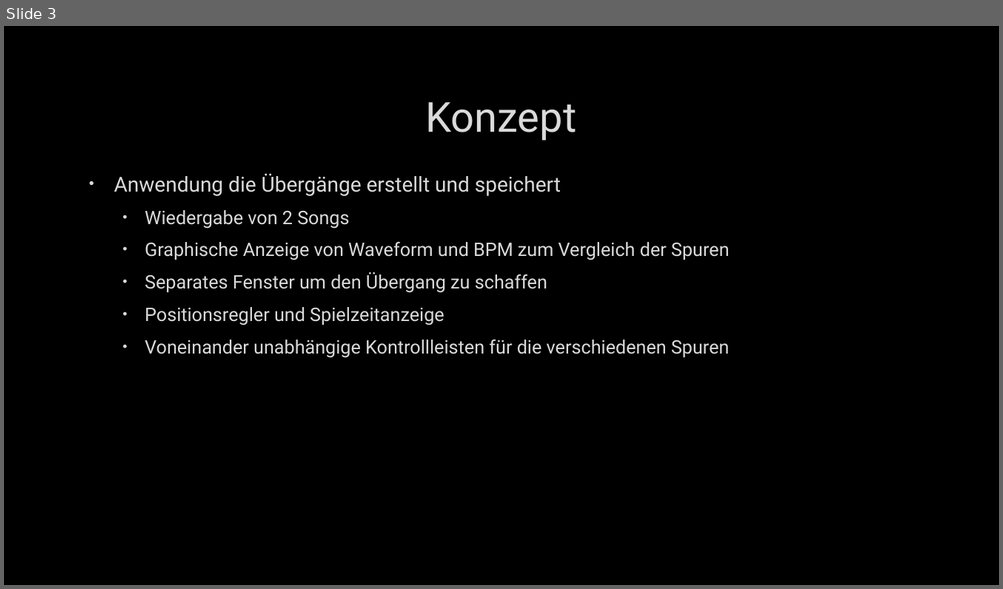
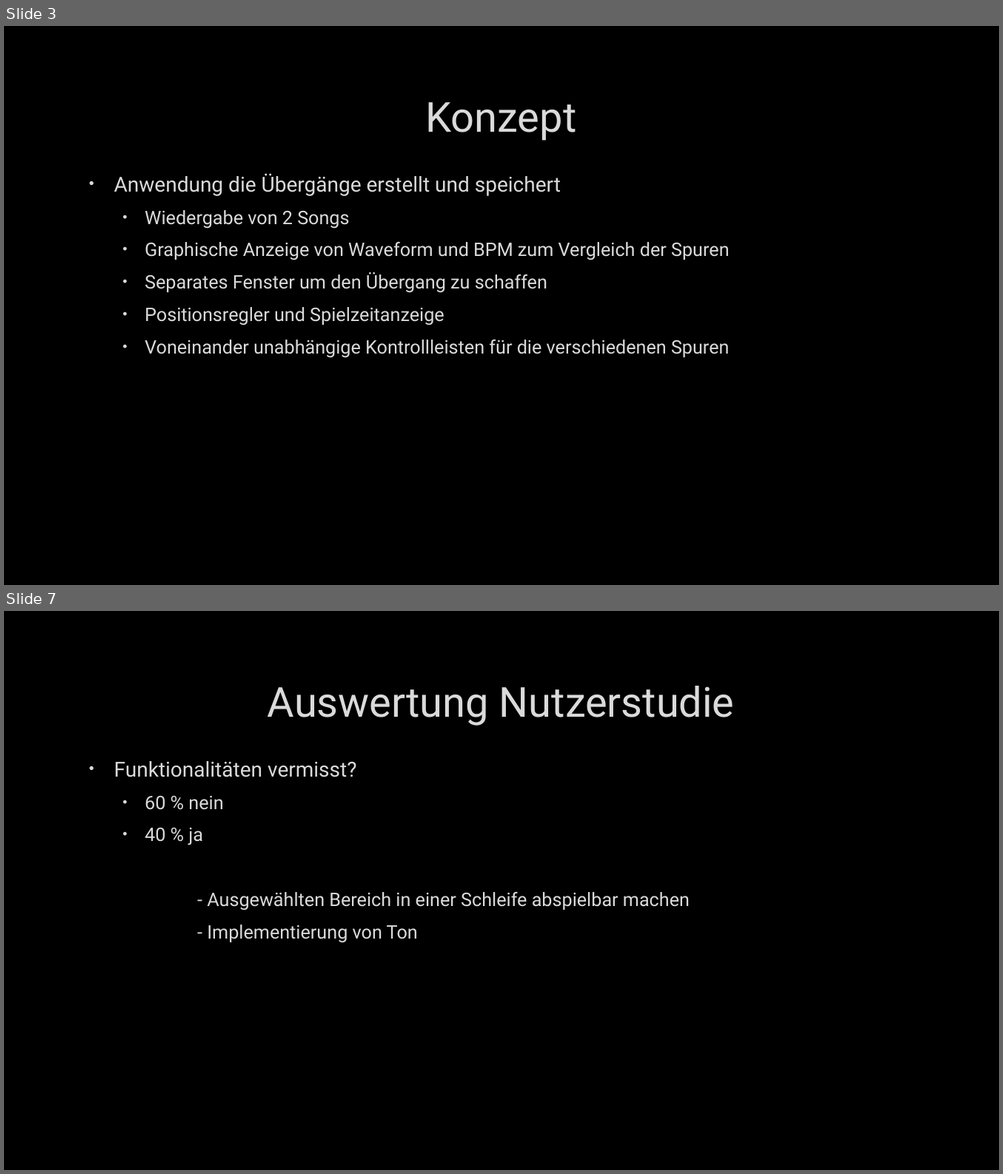
Before and after one commit to kminhc/ewsbeleg, a slide deck: Präsentation1.pptx. Shown one above the other, each under a label of ours: slide 3 before the commit, slides 3 and 7 after it; the slides between them are not shown. The pictures are 1003x589 and 1003x1174 pixels, drawn with LibreOffice and Linux fonts; fonts in the diff are those of the drawing; background and template pictures are left out. Boxes give left, top, right and bottom in pixels: in the first picture for what was removed or moved away, otherwise in the second. Text is boxed around its words. In the diff, an @@ line names an element or a change of style, - is before the commit and + after.

```diff
--- a/Präsentation1.pptx
+++ b/Präsentation1.pptx
@@ slide 7 added at (x1=4, y1=611, x2=999, y2=1170), background picture (left out) @@
@@ title added at (x1=267, y1=686, x2=734, y2=726), 40 pt, text #DADADA @@
+Auswertung Nutzerstudie
@@ text added at (x1=114, y1=761, x2=689, y2=943), 18 pt, text #DADADA @@
+• Funktionalitäten vermisst?
+  • 60 % nein
+  • 40 % ja
+  - Ausgewählten Bereich in einer Schleife abspielbar machen
+  - Implementierung von Ton
```
Also in this commit, not shown: 4 other slides added.
